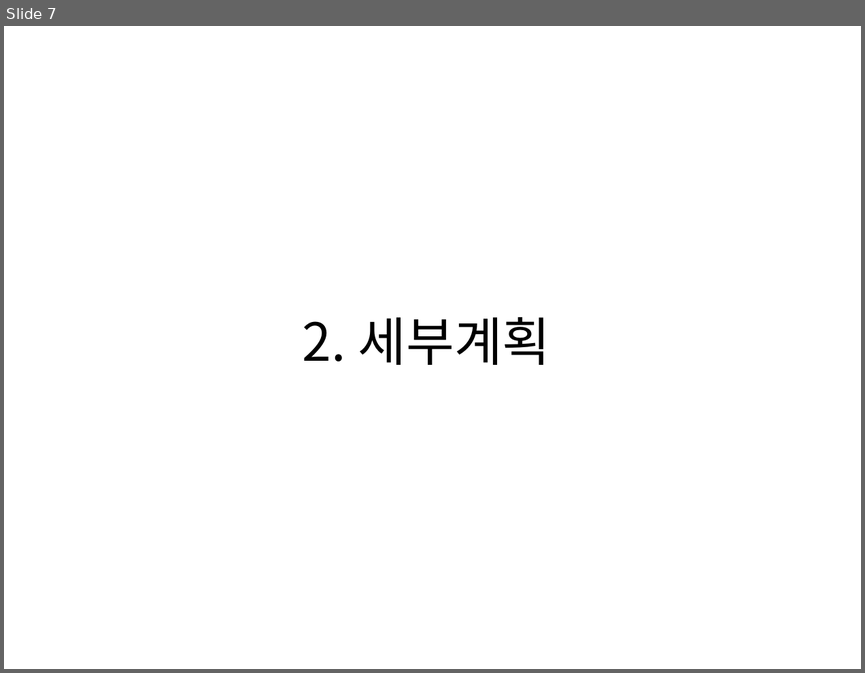
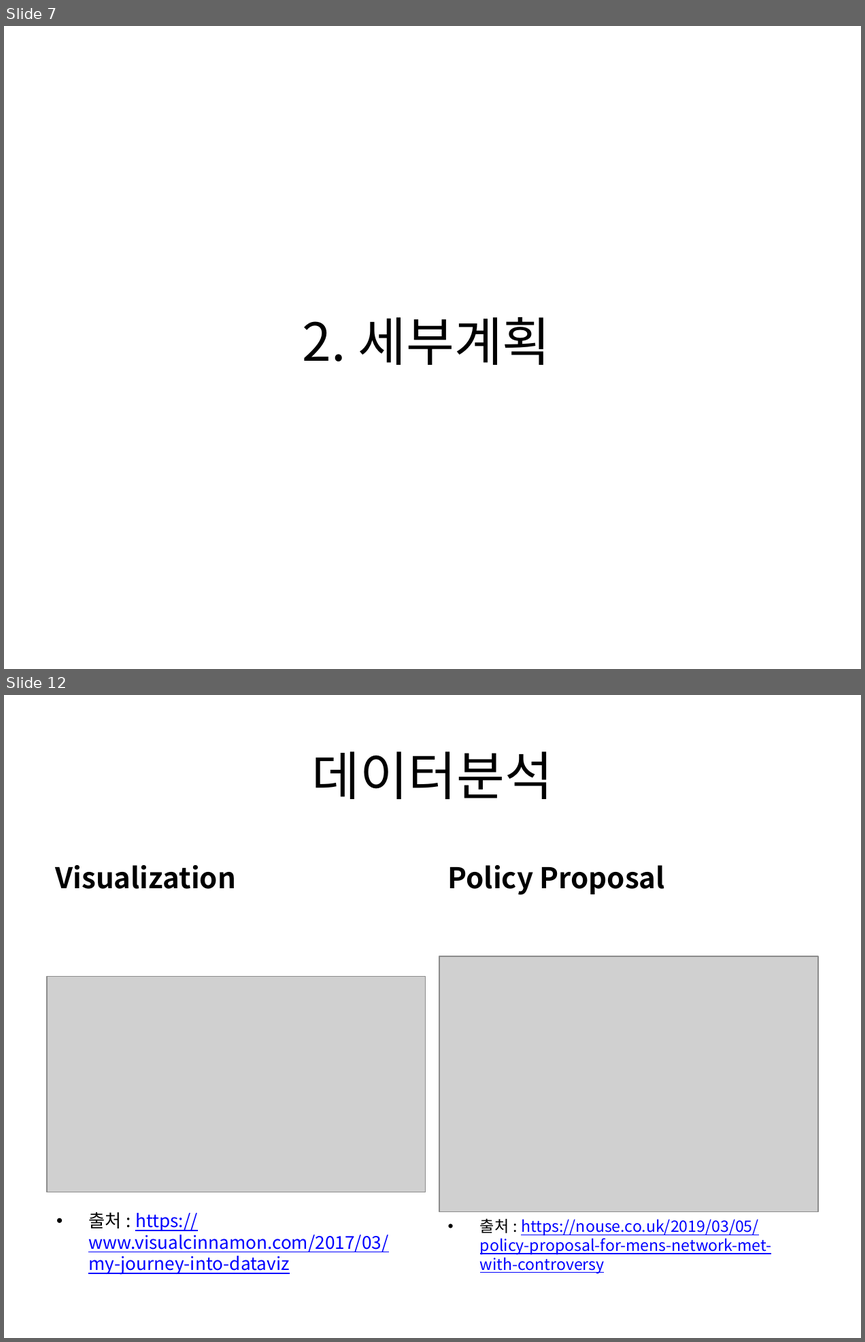
Before and after one commit to hsyliark/Big_Data_Project, a slide deck: 발표/주제발표(1조).pptx. Shown one above the other, each under a label of ours: slide 7 before the commit, slides 7 and 12 after it; the slides between them are not shown. The pictures are 865x673 and 865x1342 pixels, drawn with LibreOffice and Linux fonts; fonts in the diff are those of the drawing; grey boxes stand for pictures. Boxes give left, top, right and bottom in pixels: in the first picture for what was removed or moved away, otherwise in the second. Text is boxed around its words. In the diff, an @@ line names an element or a change of style, - is before the commit and + after.

```diff
--- a/발표/주제발표(1조).pptx
+++ b/발표/주제발표(1조).pptx
@@ slide 12 added at [4,695,861,1338], background #FFFFFF @@
@@ title added at [312,751,553,799], 44 pt, text #000000 @@
+데이터분석
@@ text added at [56,865,236,889], 24 pt, text #000000, bold @@
+Visualization
@@ text added at [448,865,665,895], 24 pt, text #000000, bold @@
+Policy Proposal
@@ picture added at [439,956,818,1212] @@
@@ picture added at [47,976,426,1192] @@
@@ text added at [88,1212,388,1274], 15 pt, text #0000FF, underline @@
+• 출처 : https://www.visualcinnamon.com/2017/03/my-journey-into-dataviz
@@ text added at [480,1218,771,1273], 13.2 pt, text #0000FF, underline @@
+• 출처 : https://nouse.co.uk/2019/03/05/policy-proposal-for-mens-network-met-with-controversy
```
Also in this commit, not shown: 3 slides changed, 2 other slides added, 2 other files.
